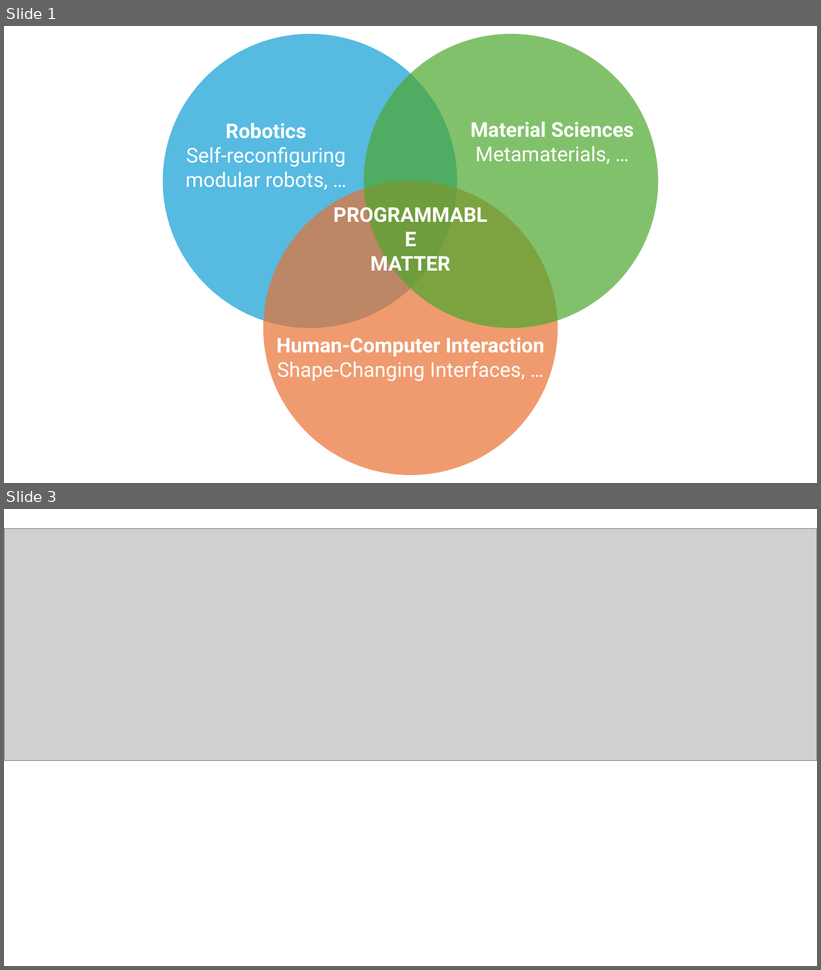
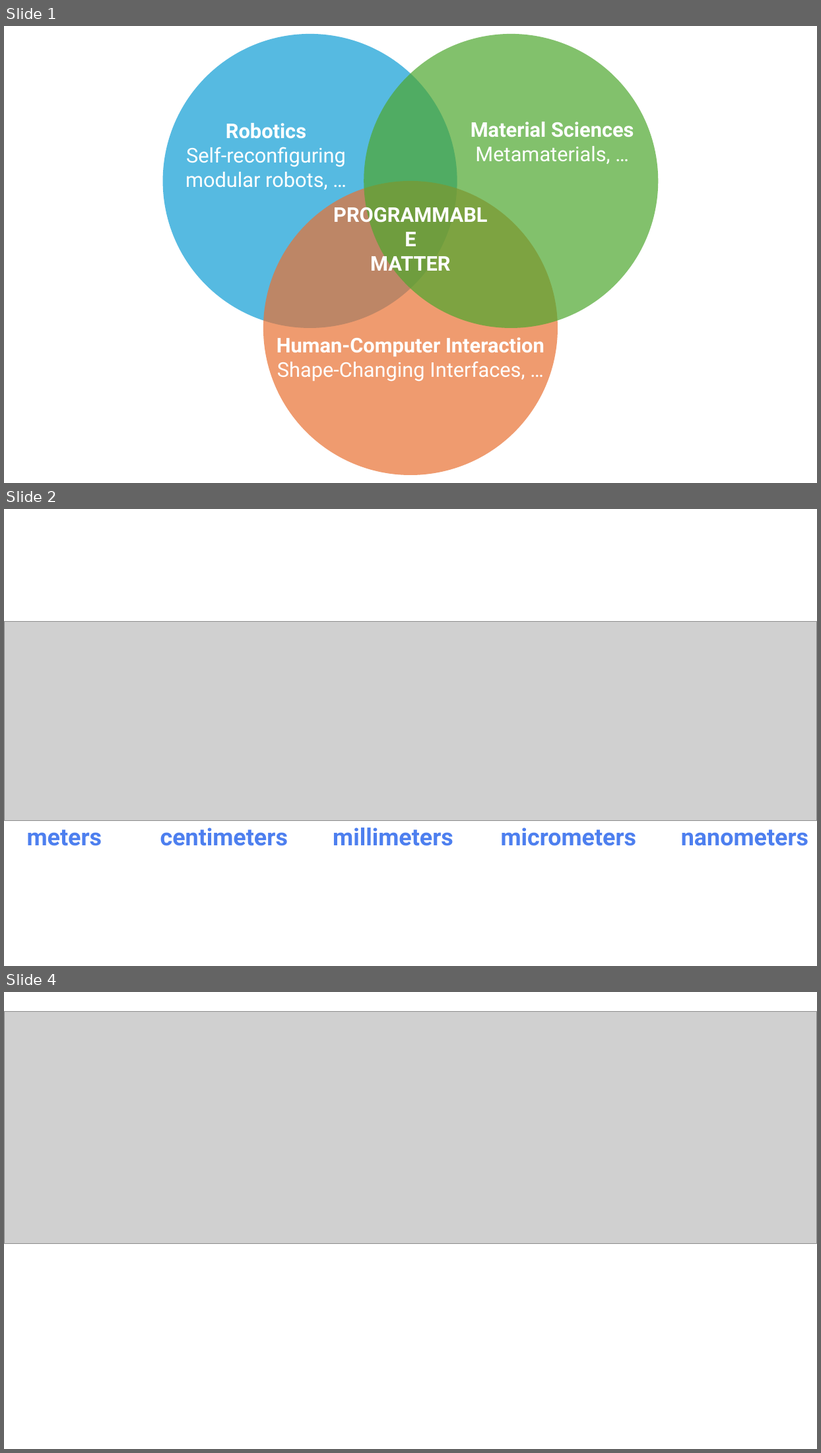
Before and after one commit to maximedaniel/curriculumvitae, a slide deck: figures.pptx. Shown one above the other, each under a label of ours: slides 1 and 3 before the commit, slides 1, 2 and 4 after it; the slides between them are not shown. The pictures are 821x970 and 821x1453 pixels, drawn with LibreOffice and Linux fonts; fonts in the diff are those of the drawing; grey boxes stand for pictures. Boxes give left, top, right and bottom in pixels: in the first picture for what was removed or moved away, otherwise in the second. Text is boxed around its words. In the diff, an @@ line names an element or a change of style, - is before the commit and + after.

```diff
--- a/figures.pptx
+++ b/figures.pptx
@@ slide 2 added at (4,509,817,966), background #FFFFFF @@
@@ group added at (4,621,817,846): 5 texts, 1 picture @@
+meters
+centimeters
+micrometers
+nanometers
+millimeters
@@ what was slide 3 is now slide 4 @@
```
Also in this commit, not shown: 1 slide changed, 6 other files.
